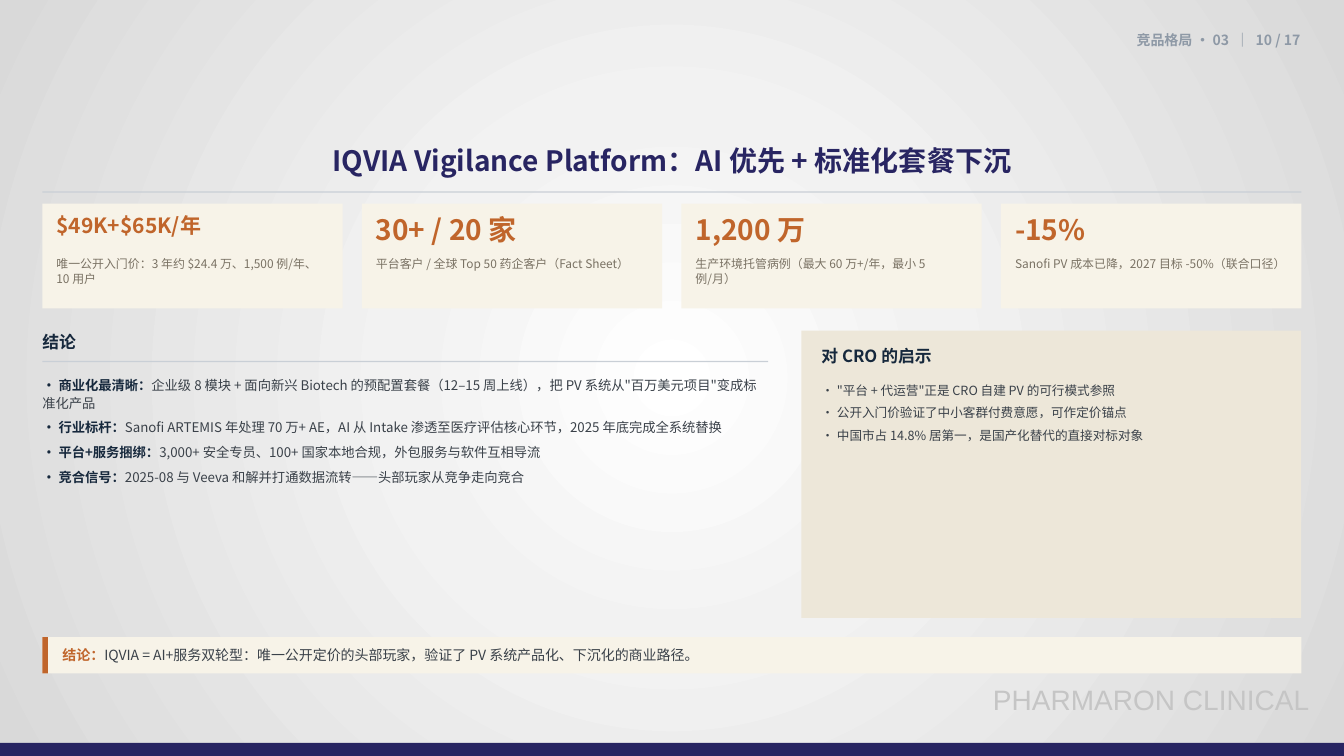
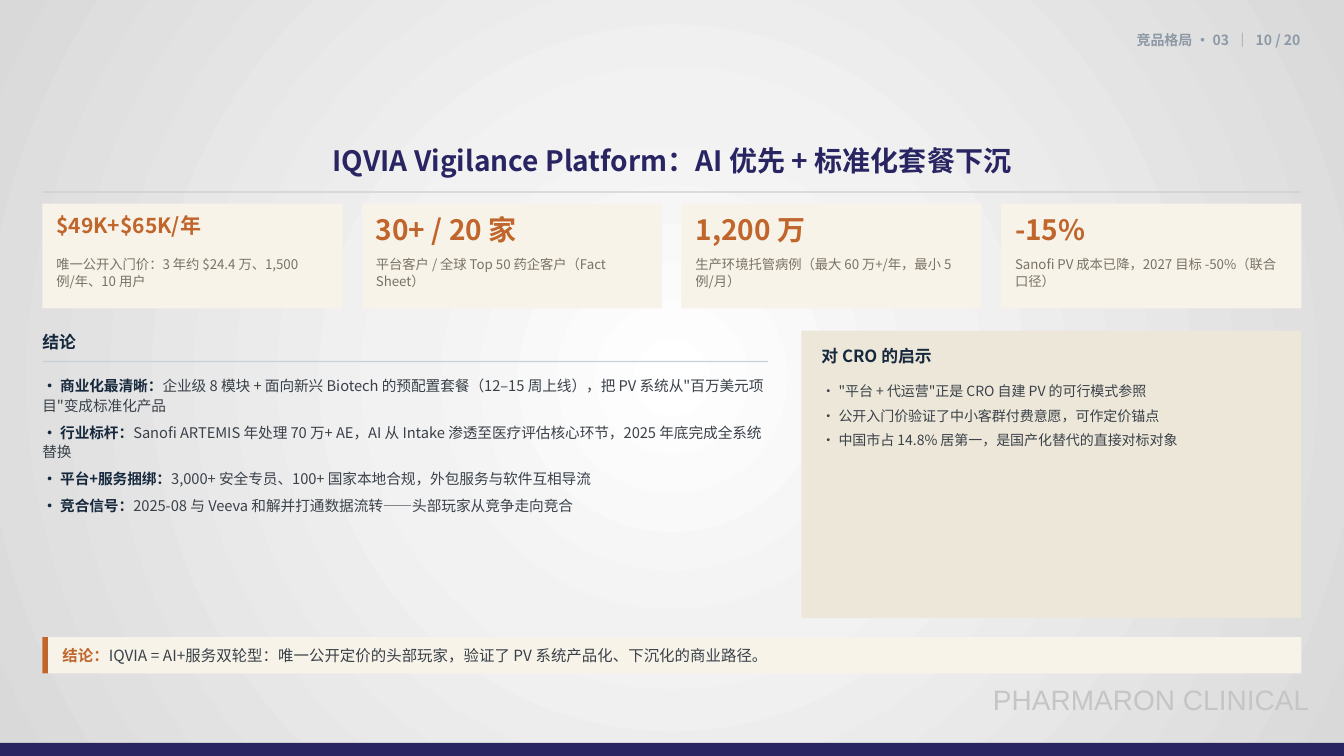
Before and after one commit to Eros-Python/TRAE-CODE, a slide deck: slide 10 of PV数据库市场调研总结-20261111.pptx. Drawn at 1344x756 pixels with LibreOffice and Linux fonts; fonts in the diff are those of the drawing; background and template pictures are left out. Boxes give left, top, right and bottom in pixels: in the first picture for what was removed or moved away, otherwise in the second. Text is boxed around its words. In the diff, an @@ line names an element or a change of style, - is before the commit and + after.

```diff
--- a/PV数据库市场调研总结-20261111.pptx
+++ b/PV数据库市场调研总结-20261111.pptx
@@ text at (x1=1137, y1=33, x2=1300, y2=46): text changed @@
-竞品格局 · 03 ｜ 10 / 17
+竞品格局 · 03 ｜ 10 / 20
@@ size 8.5 to 9.5 pt in 4 elements at (x1=56, y1=258, x2=299, y2=288), (x1=376, y1=258, x2=606, y2=287), (x1=695, y1=258, x2=951, y2=288), (x1=1015, y1=258, x2=1276, y2=287) @@
@@ text "· 商业化最清晰：企业级 8 模块 + ..." at (x1=42, y1=378, x2=764, y2=513): size 9.5 to 10.5 pt @@
@@ text "· "平台 + 代运营"正是 CRO ..." at (x1=839, y1=384, x2=1160, y2=422): size 9 to 10 pt @@
@@ text "结论：IQVIA = AI+服务双轮型：唯一公开定价的头部玩家，验证了 PV 系统产品化、下沉化的商业路径。" at (x1=62, y1=648, x2=768, y2=664): size 10 to 11 pt @@
```
Also in this commit, not shown: 12 other slides changed, 3 slides added, 11 other files.
